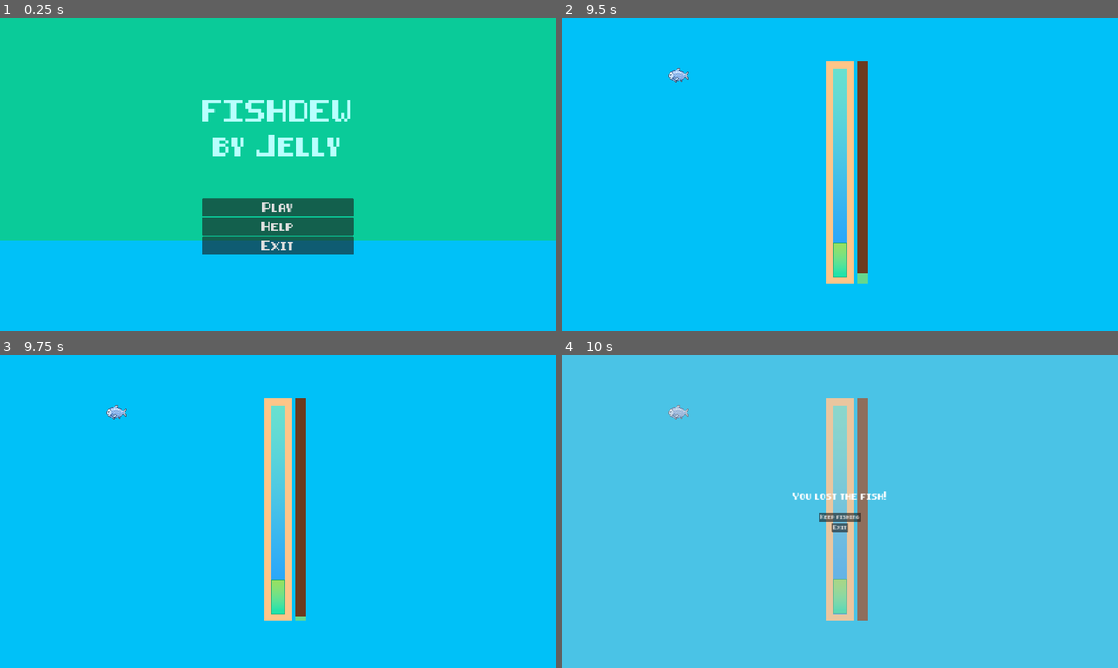
Above: before the commit, frames 1-4 (two rows, left to right).
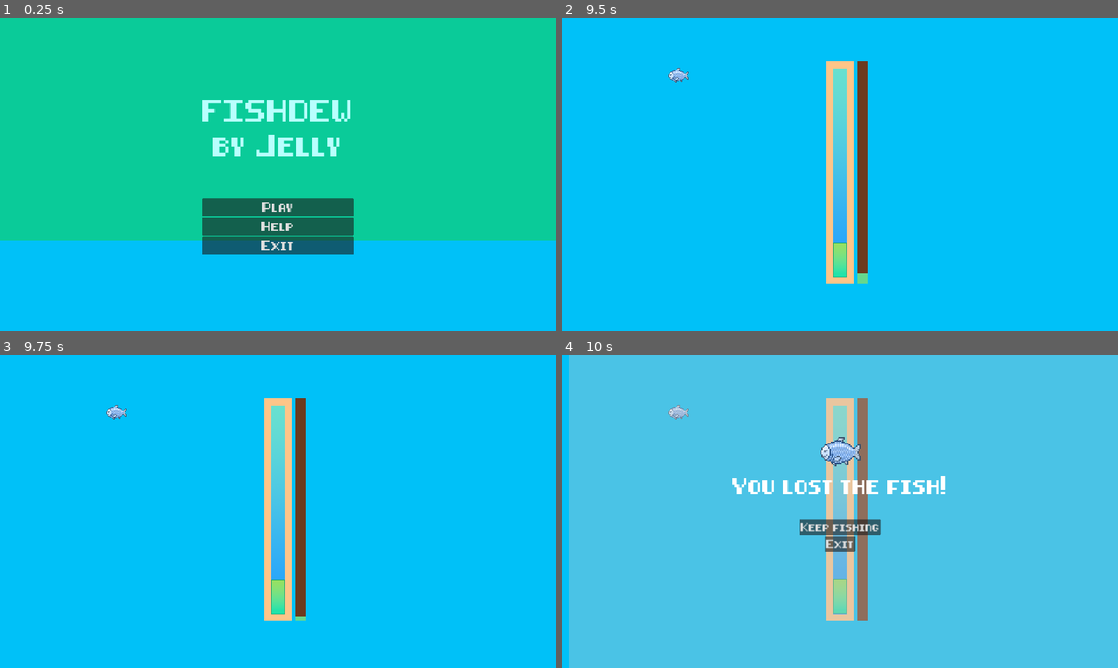
Above: after the commit, the same moments.

Repository: Anjellyrika/fishdew
Game: Godot game, scene res://src/main_menu.tscn
The game is run twice, just before and just after one commit, with the same random seed, the same clock (stepped at 60 frames per second) and the same inputs.
Inputs (mouse positions are in pixels of both pictures, inside the frame that each line leads up to):
- Up to frame 1 (0.25 s): no input
- Up to frame 2 (9.5 s): click "Play" at 0.5 s; click "Play" at 1.25 s; click "River" at 2 s; click "Play" at 2.75 s; click "Play" at 3.5 s; tap Enter (ui_accept) at 4.25, 4.52, 6.5, 6.77, 7.25, 8, 8.27, 8.75, 9.02 s; move the mouse to (962, 158) at 4.27 s; hold Right (ui_right) 4.28-5 s; tap F at 4.35, 6.6, 7.35, 8.1, 8.85 s; click (962, 158) at 4.42 s; click "Reel it in" at 5 s; click "Help" at 5.75 s; move the mouse to (728, 190) at 6.52 s; hold Right (ui_right) 6.53-7.28 s; move the mouse to (895, 105) at 7.27 s; hold Left (ui_left) 7.28-8.03 s; move the mouse to (812, 237) at 8.02 s; hold Right (ui_right) from 8.03 s (still down); click (812, 237) at 8.17 s; move the mouse to (1006, 221) at 8.77 s
- Up to frame 3 (9.75 s): tap Enter (ui_accept) at 9.5 s; move the mouse to (111, 464) at 9.52 s; release Right (ui_right) at 9.53 s; hold Left (ui_left) from 9.53 s (still down); tap F at 9.6 s
- Up to frame 4 (10 s): keep holding Left (ui_left); tap Enter (ui_accept) at 9.77 s

Frames 1-3 are identical in both runs. In frame 4, 3.9% of the frame differs, in the area x 0-69%, y 0-100%.
Error after the commit: Invalid access to property or key 'species' on a base object of type 'null instance'. (res://src/fishing_lvl/end_screen.gd:10)

Commit message:
feat: show caught fish sprite on endscreen

Diff:
--- a/src/fishing_lvl/end_screen.gd
+++ b/src/fishing_lvl/end_screen.gd
@@ -1,17 +1,23 @@
 extends Control
 
+var active_fish
 @onready var root = get_owner()
+@onready var fish_caught_sprite: Sprite2D = $EndScreenElements/VBox/Container/FishCaughtSprite
+@onready var outcome_display: Label = $EndScreenElements/VBox/Outcome
+@onready var treasure_score_display: Label = $EndScreenElements/VBox/TreasureCollected
 
 func _ready():
-	pass
-
+	active_fish = root.level_properties.species
 
 func display_score(outcome: String):
 	var treasure_score = root.treasure_count
-	$EndScreenElements/VBox/TreasureCollected.text = ""
-	$EndScreenElements/VBox/Outcome.text = "You " + outcome + " the fish!"
 	if outcome == "caught":
-		$EndScreenElements/VBox/TreasureCollected.text = "Treasure collected: " + str(treasure_score)
+		fish_caught_sprite.texture = load((FishGuide.fish_resources[active_fish])).sprite
+		outcome_display.text = "You " + outcome + " a " + active_fish + "!"
+		treasure_score_display.text = "Treasure collected: " + str(treasure_score)
+	elif outcome == "lost":
+		outcome_display.text = "You " + outcome + " the fish!"
+		treasure_score_display.text = ""
 
 
 func _on_play_again_pressed():
--- a/src/fishing_lvl/end_screen.tscn
+++ b/src/fishing_lvl/end_screen.tscn
@@ -1,16 +1,17 @@
-[gd_scene load_steps=6 format=3 uid="uid://uuv6r24lldwk"]
+[gd_scene load_steps=7 format=3 uid="uid://uuv6r24lldwk"]
 
 [ext_resource type="Script" path="res://src/fishing_lvl/end_screen.gd" id="1_yh6o0"]
+[ext_resource type="Texture2D" uid="uid://bq8v13cudgyag" path="res://assets/Fish.png" id="2_mu537"]
 [ext_resource type="FontFile" uid="uid://bdpbpkhnq8lny" path="res://assets/8-bit-pusab.ttf" id="2_rwnjd"]
 [ext_resource type="AudioStream" uid="uid://bp6tmlgjw4sko" path="res://assets/audio/wilhelm_scream.mp3" id="3_vbjhr"]
 
 [sub_resource type="LabelSettings" id="LabelSettings_1pnuh"]
 font = ExtResource("2_rwnjd")
-font_size = 21
+font_size = 48
 
 [sub_resource type="LabelSettings" id="LabelSettings_0ciq0"]
 font = ExtResource("2_rwnjd")
-font_size = 14
+font_size = 32
 
 [node name="EndScreen" type="Control"]
 layout_mode = 3
@@ -26,6 +27,8 @@
 anchors_preset = 15
 anchor_right = 1.0
 anchor_bottom = 1.0
+offset_left = 24.0
+offset_right = 24.0
 grow_horizontal = 2
 grow_vertical = 2
 color = Color(0.776471, 0.776471, 0.776471, 0.372549)
@@ -48,13 +51,25 @@
 layout_mode = 2
 size_flags_horizontal = 0
 
+[node name="Container" type="CenterContainer" parent="EndScreenElements/VBox"]
+layout_mode = 2
+size_flags_horizontal = 4
+size_flags_vertical = 4
+
+[node name="FishCaughtSprite" type="Sprite2D" parent="EndScreenElements/VBox/Container"]
+position = Vector2(0, -67.5)
+scale = Vector2(0.25, 0.25)
+texture = ExtResource("2_mu537")
+
 [node name="Outcome" type="Label" parent="EndScreenElements/VBox"]
+texture_filter = 1
 layout_mode = 2
 text = "You [] the fish!"
 label_settings = SubResource("LabelSettings_1pnuh")
 horizontal_alignment = 1
 
 [node name="TreasureCollected" type="Label" parent="EndScreenElements/VBox"]
+texture_filter = 1
 layout_mode = 2
 text = "Treasure collected: 0"
 label_settings = SubResource("LabelSettings_0ciq0")
@@ -65,7 +80,7 @@
 size_flags_horizontal = 4
 size_flags_vertical = 8
 theme_override_fonts/font = ExtResource("2_rwnjd")
-theme_override_font_sizes/font_size = 12
+theme_override_font_sizes/font_size = 24
 text = "Keep fishing"
 
 [node name="Exit" type="Button" parent="EndScreenElements/VBox"]
@@ -73,7 +88,7 @@
 size_flags_horizontal = 4
 size_flags_vertical = 4
 theme_override_fonts/font = ExtResource("2_rwnjd")
-theme_override_font_sizes/font_size = 12
+theme_override_font_sizes/font_size = 24
 text = "Exit"
 
 [node name="WilhelmScream" type="AudioStreamPlayer" parent="."]
--- a/src/fishing_lvl/fishing_lvl.gd
+++ b/src/fishing_lvl/fishing_lvl.gd
@@ -5,16 +5,15 @@
 # Set level properties
 @export var chest_spawner: ChestSpawner
 @export var level_properties: FishStats
+var fish_speed: Array
+var idle_time: int
+var treasure_rarity: int
 
 var treasure_count = 0
 
 var top_bounds: float
 var bot_bounds: float
 var rod_x: float
-
-var fish_speed: Array
-var idle_time: int
-var treasure_rarity: int
 
 # Set movement bounds
 @onready var rod_top_y = $FishingRod/TopEdge.global_position.y
--- a/src/globals/fish_stats.gd
+++ b/src/globals/fish_stats.gd
@@ -4,7 +4,7 @@
 
 @export var species: String
 @export var habitat: String
-#@export var sprite: Texture2D
+@export var sprite: Texture2D
 
 @export var speed_range: Array
 @export var idle_time: int
--- a/src/globals/resources/bass.tres
+++ b/src/globals/resources/bass.tres
@@ -1,11 +1,13 @@
-[gd_resource type="Resource" script_class="FishStats" load_steps=2 format=3 uid="uid://b2i2ylj45npgt"]
+[gd_resource type="Resource" script_class="FishStats" load_steps=3 format=3 uid="uid://b2i2ylj45npgt"]
 
 [ext_resource type="Script" path="res://src/globals/fish_stats.gd" id="1_mbdih"]
+[ext_resource type="Texture2D" uid="uid://cg8gam2cei4n4" path="res://assets/fish-sprites/Bass.png" id="2_a3i47"]
 
 [resource]
 script = ExtResource("1_mbdih")
 species = "Bass"
 habitat = "River"
+sprite = ExtResource("2_a3i47")
 speed_range = [90, 130]
 idle_time = 2
 treasure_spawns = 6
--- a/src/globals/resources/carp.tres
+++ b/src/globals/resources/carp.tres
@@ -1,11 +1,13 @@
-[gd_resource type="Resource" script_class="FishStats" load_steps=2 format=3 uid="uid://bbsno7rkvh4fq"]
+[gd_resource type="Resource" script_class="FishStats" load_steps=3 format=3 uid="uid://bbsno7rkvh4fq"]
 
 [ext_resource type="Script" path="res://src/globals/fish_stats.gd" id="1_jsdgo"]
+[ext_resource type="Texture2D" uid="uid://cay4igqkeywen" path="res://assets/fish-sprites/Carp.png" id="2_cyyu6"]
 
 [resource]
 script = ExtResource("1_jsdgo")
 species = "Carp"
 habitat = "River"
+sprite = ExtResource("2_cyyu6")
 speed_range = [80, 90]
 idle_time = 3
 treasure_spawns = 6
--- a/src/globals/resources/perch.tres
+++ b/src/globals/resources/perch.tres
@@ -1,11 +1,13 @@
-[gd_resource type="Resource" script_class="FishStats" load_steps=2 format=3 uid="uid://ct3seql672w3y"]
+[gd_resource type="Resource" script_class="FishStats" load_steps=3 format=3 uid="uid://ct3seql672w3y"]
 
 [ext_resource type="Script" path="res://src/globals/fish_stats.gd" id="1_bm70n"]
+[ext_resource type="Texture2D" uid="uid://u3ilycdykkhu" path="res://assets/fish-sprites/Perch.png" id="2_lbqmf"]
 
 [resource]
 script = ExtResource("1_bm70n")
 species = "Perch"
 habitat = "River"
+sprite = ExtResource("2_lbqmf")
 speed_range = [60, 80]
 idle_time = 3
 treasure_spawns = 4
